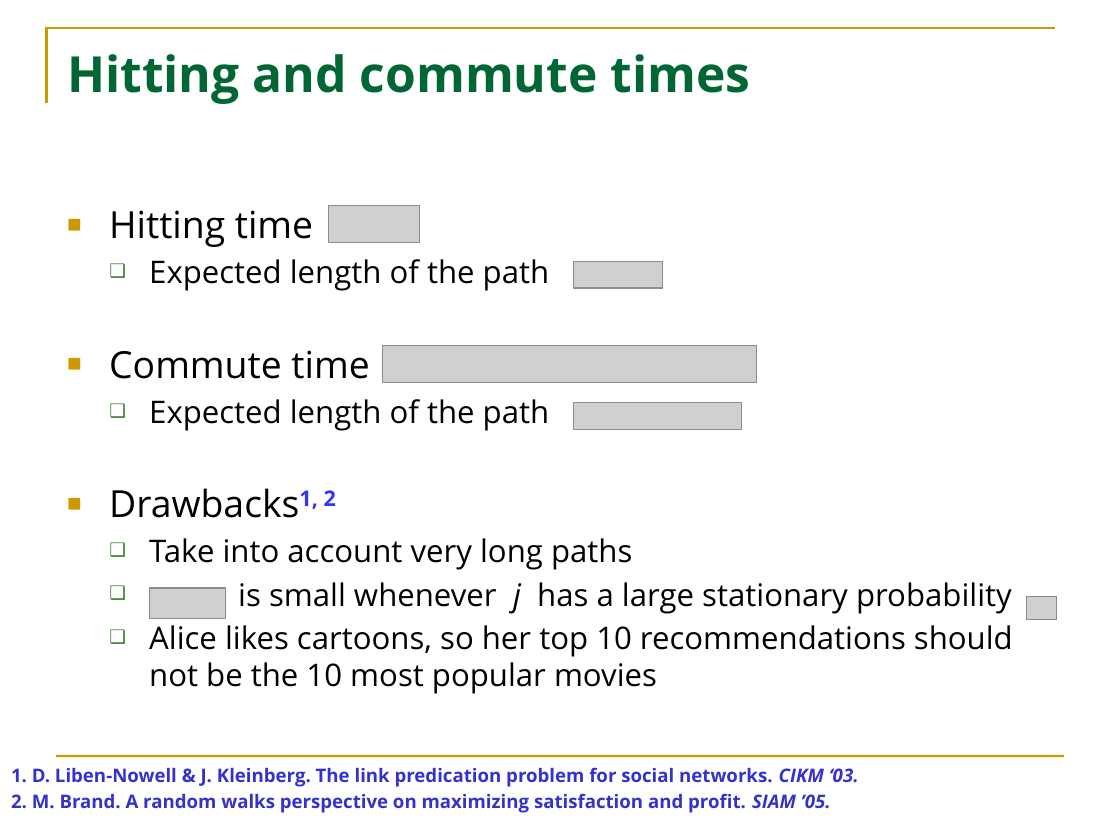
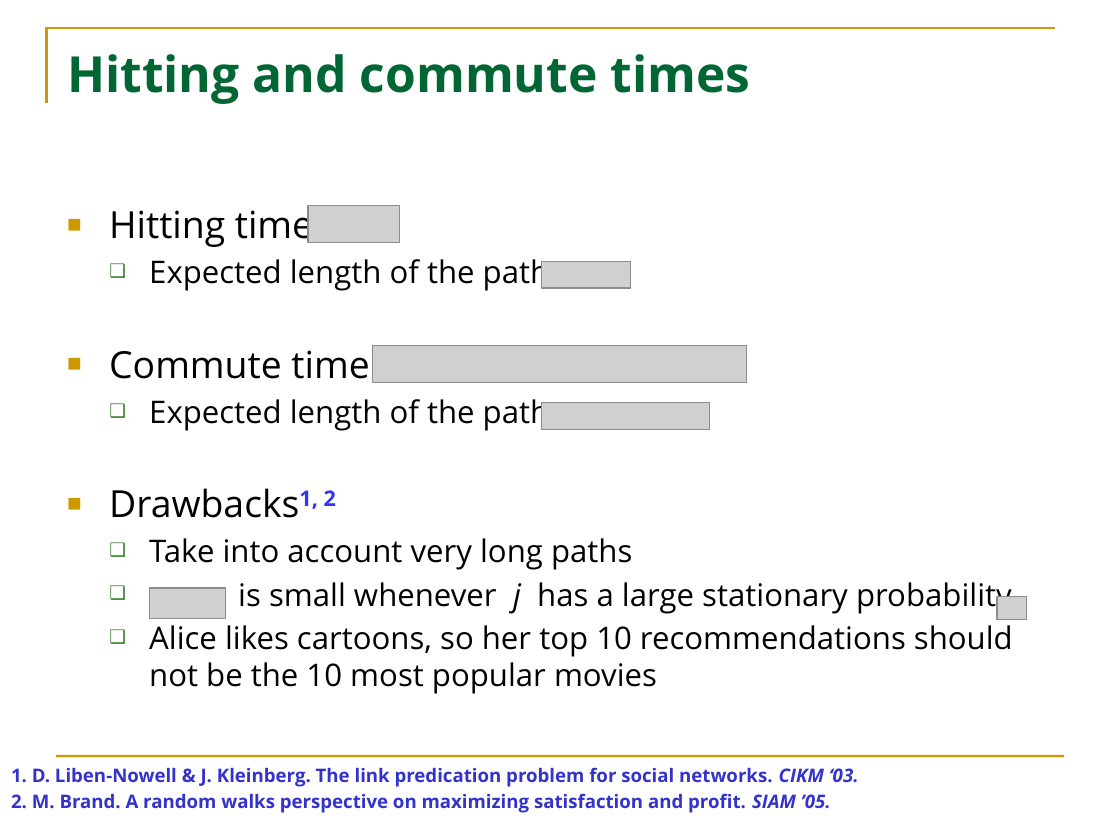
Before and after one commit to HuanSGT/rw-dir-prox, a slide deck: slide 7 of rw.pptx. Drawn at 1120x840 pixels with LibreOffice and Linux fonts; fonts in the diff are those of the drawing; grey boxes stand for pictures. Boxes give left, top, right and bottom in pixels: in the first picture for what was removed or moved away, otherwise in the second. Text is boxed around its words. In the diff, an @@ line names an element or a change of style, - is before the commit and + after.

```diff
--- a/rw.pptx
+++ b/rw.pptx
@@ picture moved from (x1=328, y1=205, x2=420, y2=242) to (x1=308, y1=205, x2=400, y2=242) @@
@@ picture moved from (x1=383, y1=345, x2=757, y2=382) to (x1=373, y1=345, x2=747, y2=382) @@
@@ 3 pictures moved together from (x1=573, y1=261, x2=1056, y2=618) to (x1=541, y1=261, x2=1026, y2=618) @@
```
Also in this commit, not shown: 10 other slides changed, 2 slides removed, 5 other files.
